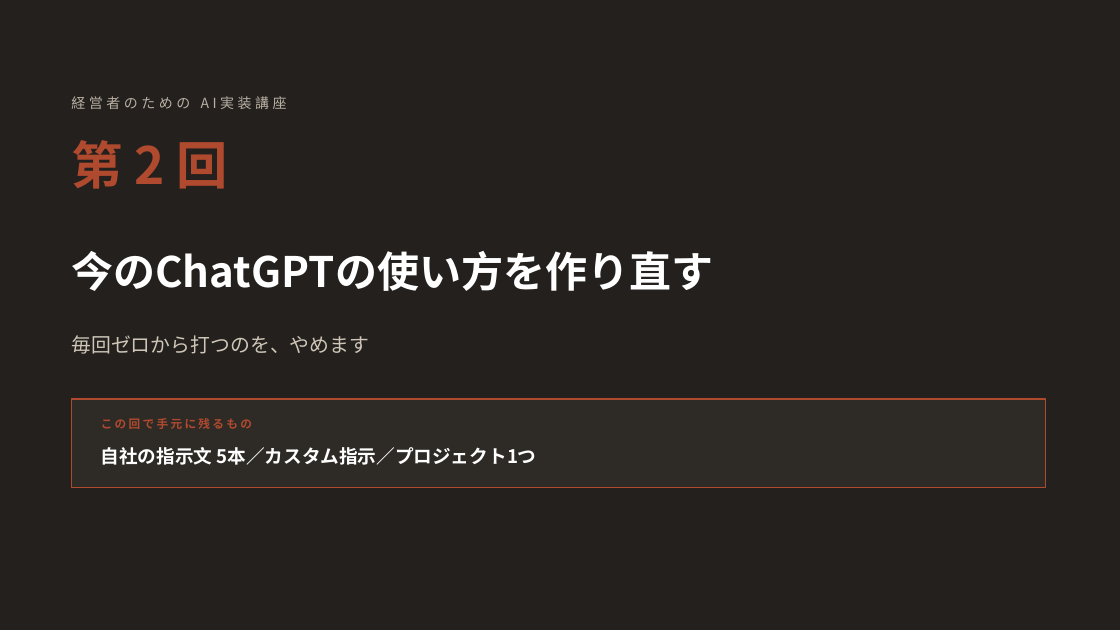
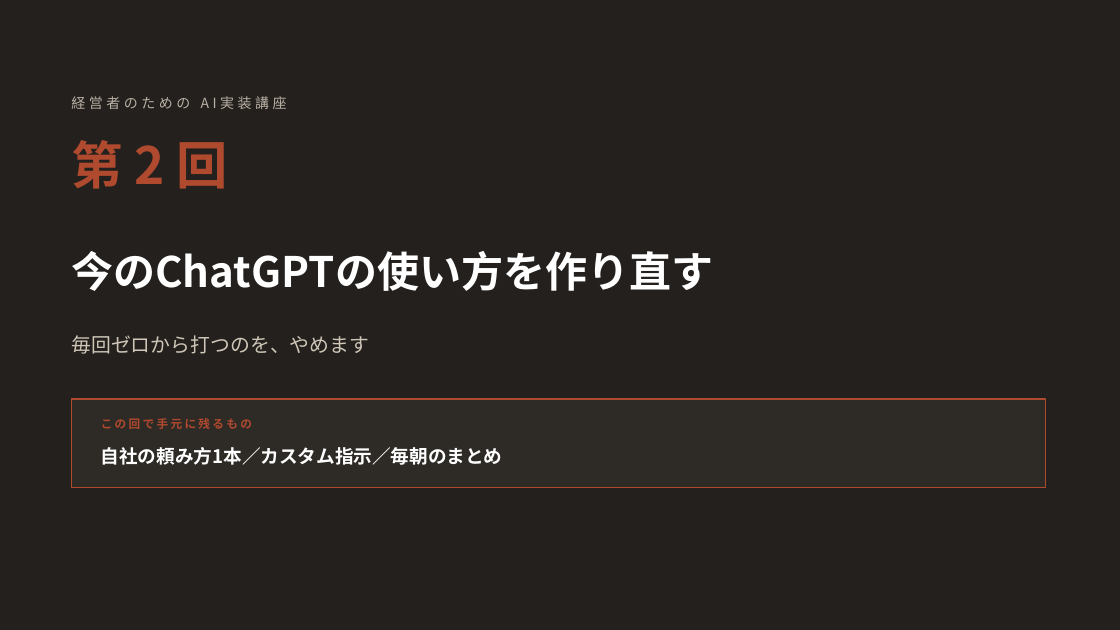
Before and after one commit to yusuke-aoki-bit/founders-ai-program, a slide deck: slide 1 of slides/pptx/第02回_今のChatGPTの使い方を作り直す.pptx. Drawn at 1120x630 pixels with LibreOffice and Linux fonts; fonts in the diff are those of the drawing. Boxes give left, top, right and bottom in pixels: in the first picture for what was removed or moved away, otherwise in the second. Text is boxed around its words. In the diff, an @@ line names an element or a change of style, - is before the commit and + after.

```diff
--- a/slides/pptx/第02回_今のChatGPTの使い方を作り直す.pptx
+++ b/slides/pptx/第02回_今のChatGPTの使い方を作り直す.pptx
@@ text at (x1=101, y1=447, x2=503, y2=465): text changed @@
-自社の指示文 5本／カスタム指示／プロジェクト1つ
+自社の頼み方1本／カスタム指示／毎朝のまとめ
```
Also in this commit, not shown: 9 other slides changed, 10 other files.
